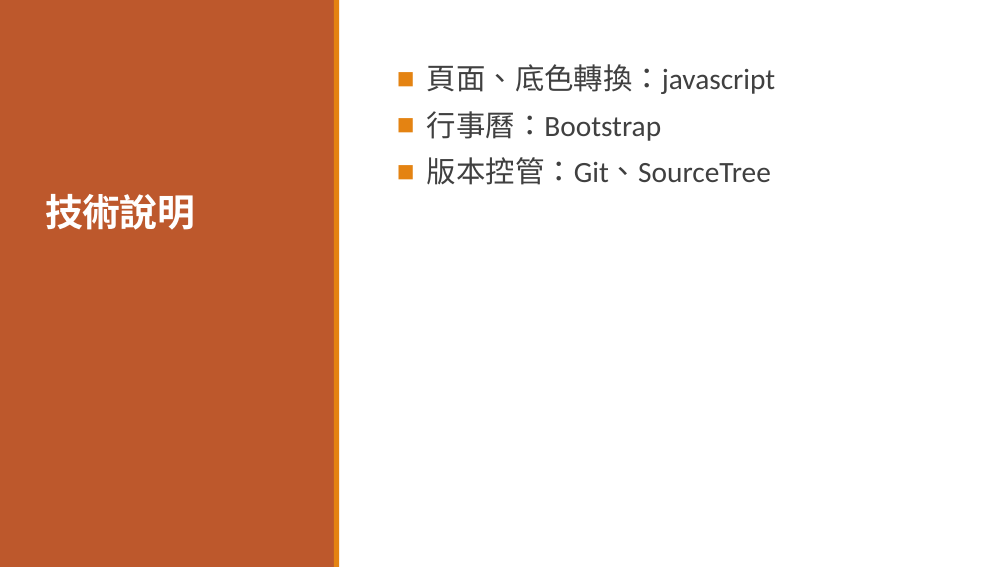
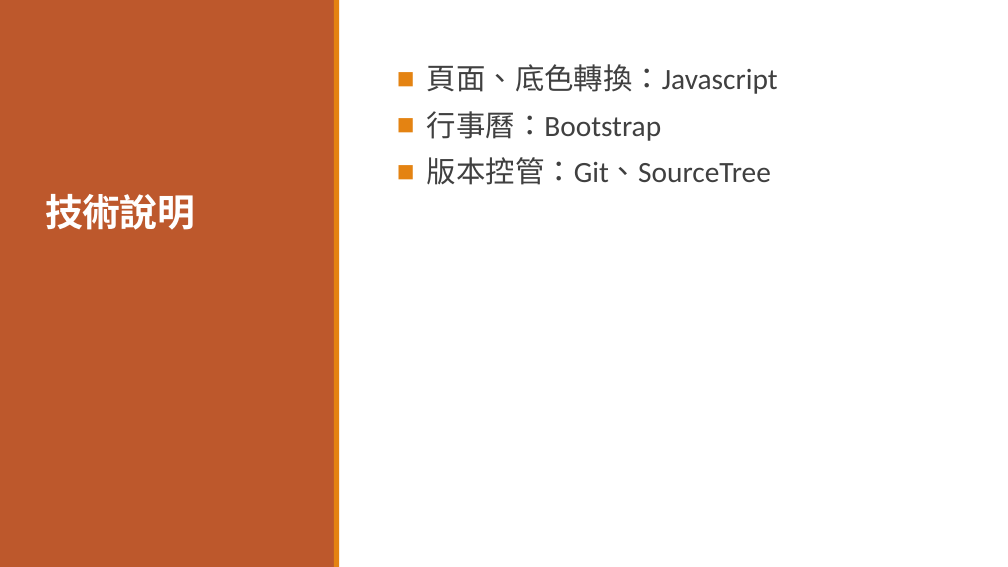
Before and after one commit to FredChen50215/midProject, a slide deck: slide 10 of iCalendar.pptx. Drawn at 1008x567 pixels with LibreOffice and Linux fonts; fonts in the diff are those of the drawing. Boxes give left, top, right and bottom in pixels: in the first picture for what was removed or moved away, otherwise in the second. Text is boxed around its words. In the diff, an @@ line names an element or a change of style, - is before the commit and + after.

```diff
--- a/iCalendar.pptx
+++ b/iCalendar.pptx
@@ text at [427,64,778,94]: text changed @@
-■ 頁面、底色轉換：javascript
+■ 頁面、底色轉換：Javascript
```
Also in this commit, not shown: 4 other slides changed, 1 slide added, 1 slide removed, 1 other file.
